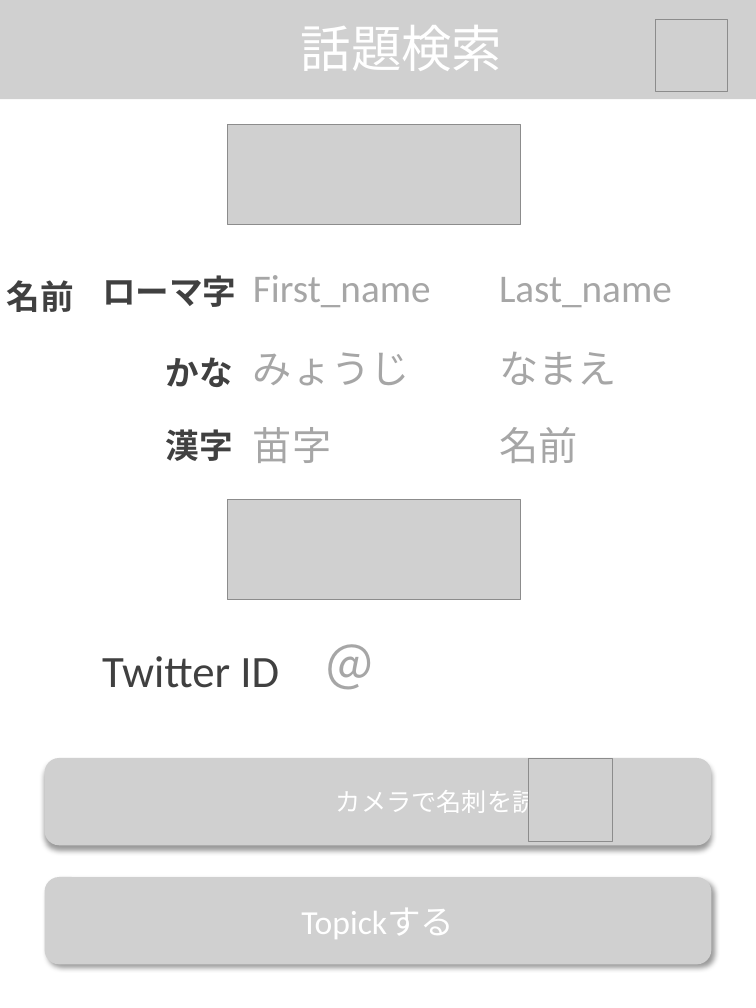
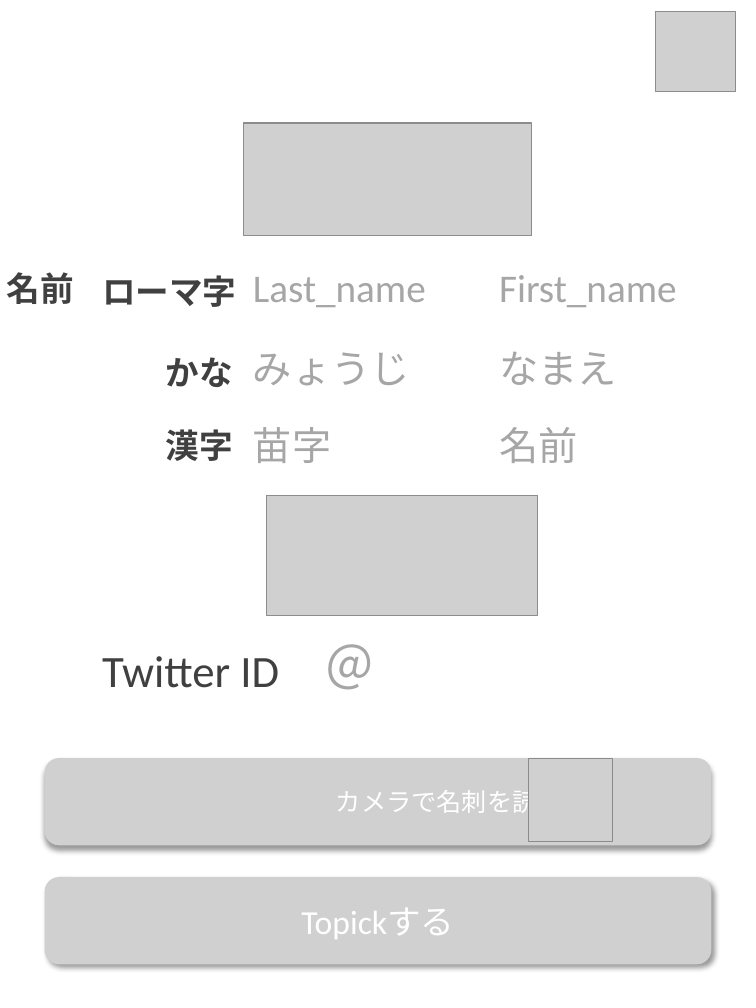
Before and after one commit to kirikiriyamama/topick, a slide deck: slide 2 of client/UI/UI.pptx. Drawn at 756x1008 pixels with LibreOffice and Linux fonts; fonts in the diff are those of the drawing; grey boxes stand for pictures; background and template pictures are left out. Boxes give left, top, right and bottom in pixels: in the first picture for what was removed or moved away, otherwise in the second. Text is boxed around its words. In the diff, an @@ line names an element or a change of style, - is before the commit and + after.

```diff
--- a/client/UI/UI.pptx
+++ b/client/UI/UI.pptx
@@ picture removed at <box>0,0,756,99</box> @@
@@ picture removed at <box>635,4,751,96</box> @@
@@ picture: place and size @@
-picture at <box>656,20,728,92</box>
+picture at <box>656,12,736,92</box>
@@ picture: place and size @@
-picture at <box>227,125,520,225</box>
+picture at <box>243,123,532,235</box>
@@ text "名前": place and size @@
-text "名前" at <box>7,280,74,312</box>
+text "名前" at <box>7,272,74,304</box>
@@ text at <box>253,277,426,307</box>: text changed @@
-First_name
+Last_name
@@ text at <box>499,275,677,307</box>: text changed @@
-Last_name
+First_name
@@ picture: place and size @@
-picture at <box>227,500,520,600</box>
+picture at <box>267,495,538,615</box>
```
Also in this commit, not shown: 5 other slides changed, 1 slide added, 1 slide removed, 12 other files.
